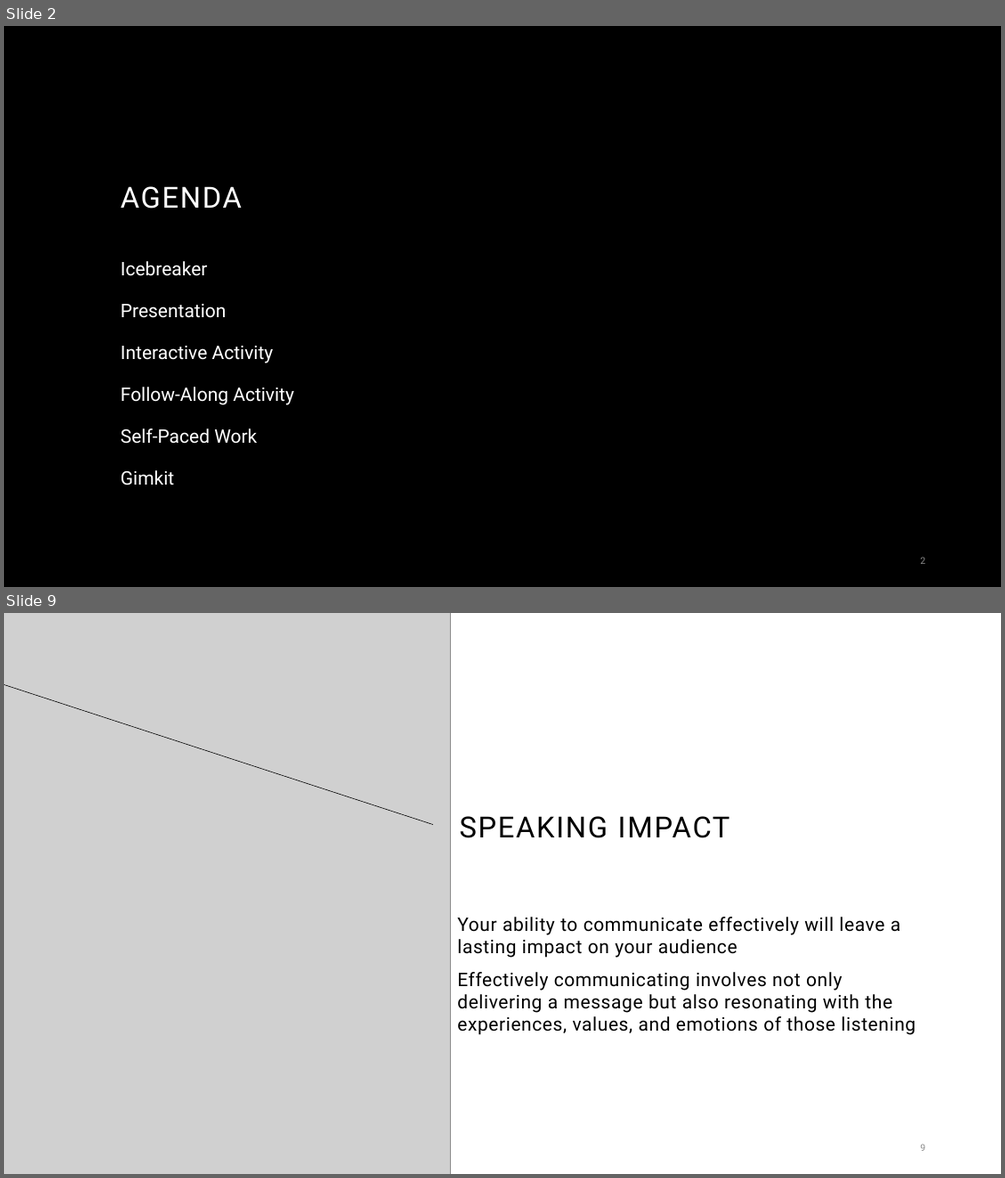
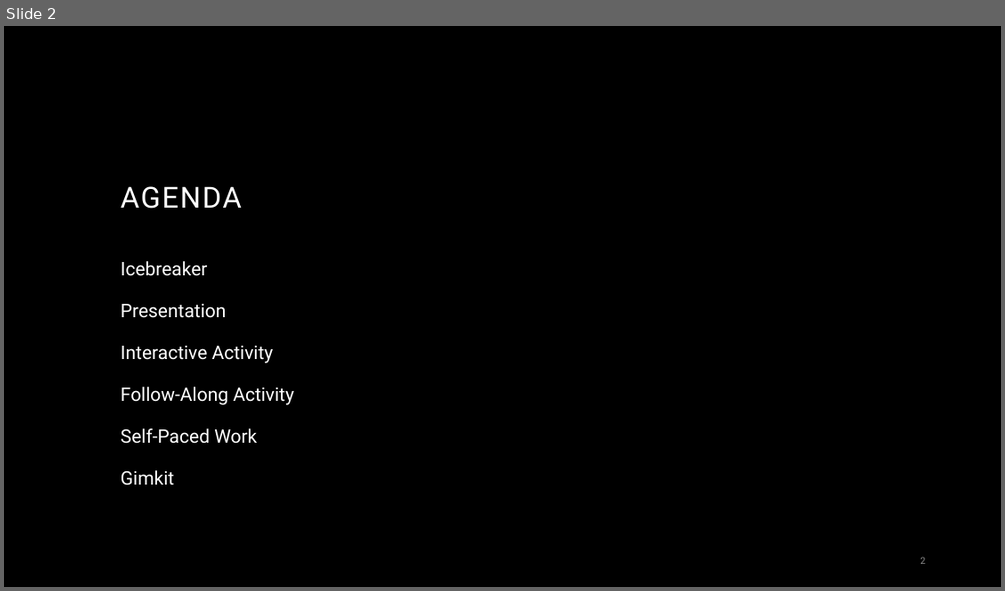
Before and after one commit to hytechcamps/databases, a slide deck: Databases.pptx. Shown one above the other, each under a label of ours: slides 2 and 9 before the commit, slide 2 after it; the slides between them are not shown. The pictures are 1005x1178 and 1005x591 pixels, drawn with LibreOffice and Linux fonts; fonts in the diff are those of the drawing; grey boxes stand for pictures; background and template pictures are left out. Boxes give left, top, right and bottom in pixels: in the first picture for what was removed or moved away, otherwise in the second. Text is boxed around its words. In the diff, an @@ line names an element or a change of style, - is before the commit and + after.

```diff
--- a/Databases.pptx
+++ b/Databases.pptx
@@ slide 9 removed at box(4, 613, 1001, 1174), background #FFFFFF @@
@@ picture removed at box(4, 613, 451, 1174) @@
@@ line removed from (399, 932) to (257, 613) @@
@@ line removed from (433, 825) to (4, 685) @@
@@ title removed at box(460, 816, 730, 838) @@
-SPEAKING IMPACT
@@ text removed at box(457, 916, 915, 1035) @@
-Your ability to communicate effectively will leave a lasting impact on your audience
-Effectively communicating involves not only delivering a message but also resonating with the experiences, values, and emotions of those listening
@@ page number removed at box(920, 1143, 925, 1151) @@
-9
```
Also in this commit, not shown: 2 slides changed, 10 slides added, 8 other slides removed, 33 other files.
